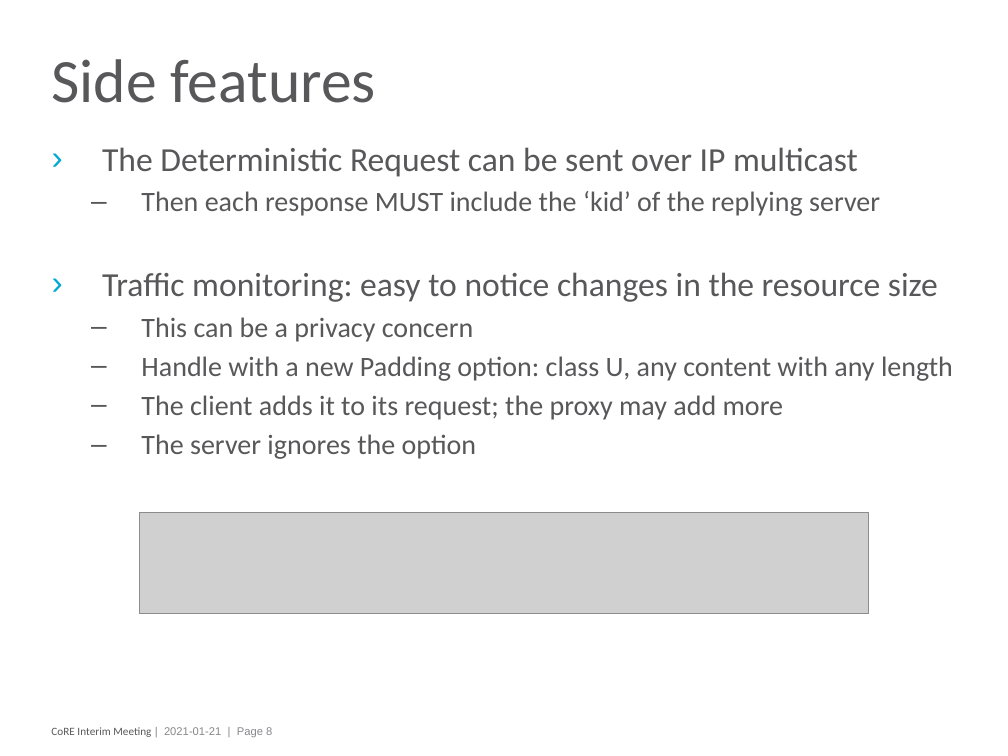
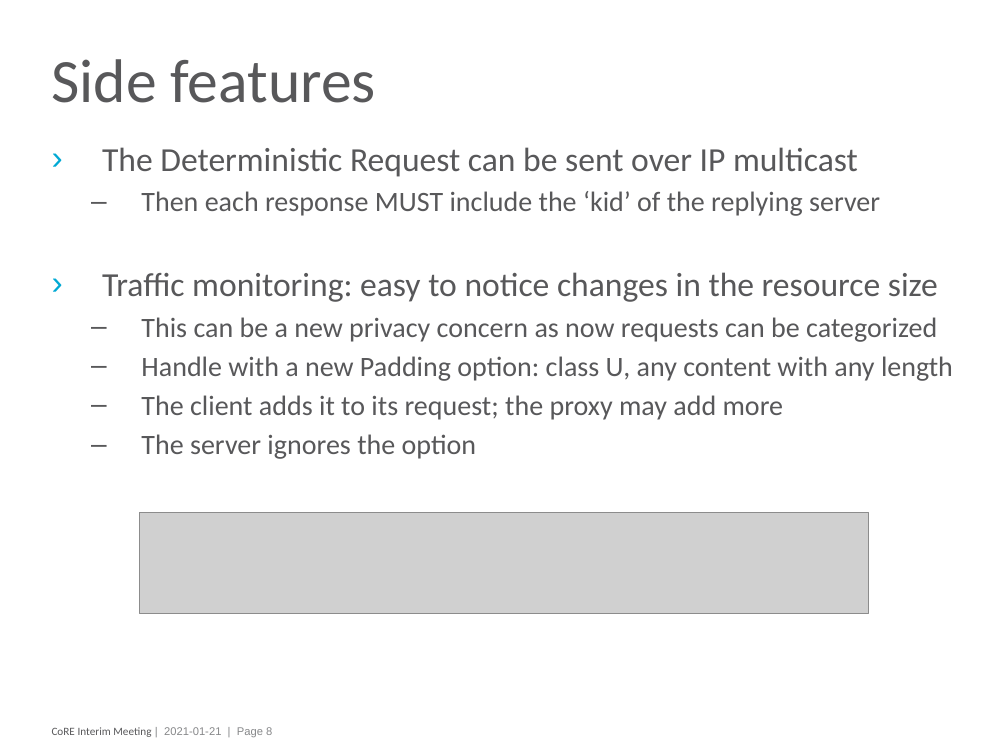
Before and after one commit to core-wg/cacheable-oscore, a slide deck: slide 8 of presentations/2021-01-21-interim/2021-01-21-core-cachable-oscore.pptx. Drawn at 1008x756 pixels with LibreOffice and Linux fonts; fonts in the diff are those of the drawing; grey boxes stand for pictures. Boxes give left, top, right and bottom in pixels: in the first picture for what was removed or moved away, otherwise in the second. Text is boxed around its words. In the diff, an @@ line names an element or a change of style, - is before the commit and + after.

```diff
--- a/presentations/2021-01-21-interim/2021-01-21-core-cachable-oscore.pptx
+++ b/presentations/2021-01-21-interim/2021-01-21-core-cachable-oscore.pptx
@@ text at <box>141,317,937,342</box>: text changed @@
-  – This can be a privacy concern
+  – This can be a new privacy concern as now requests can be categorized
```
Also in this commit, not shown: 6 other slides changed, 1 slide added.
